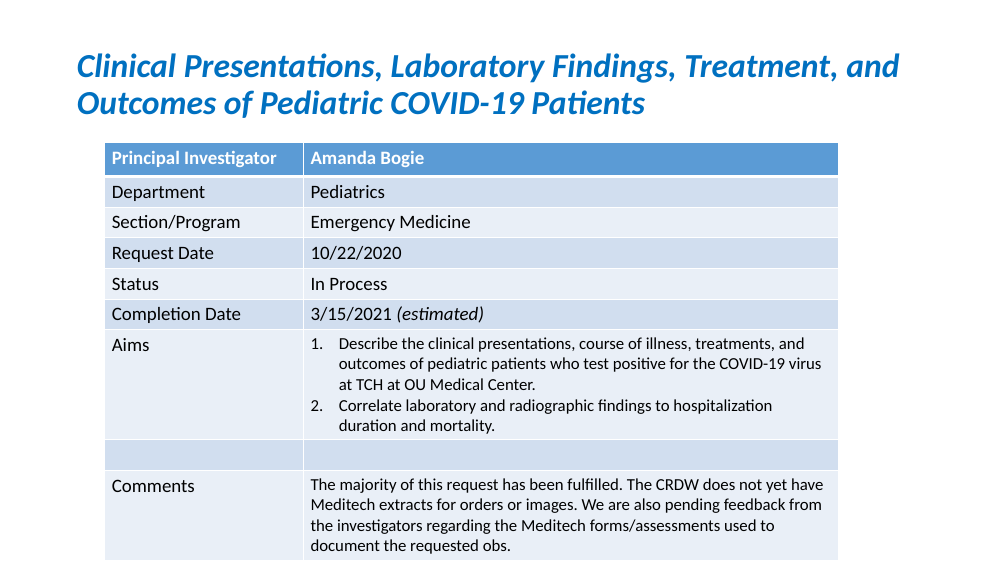
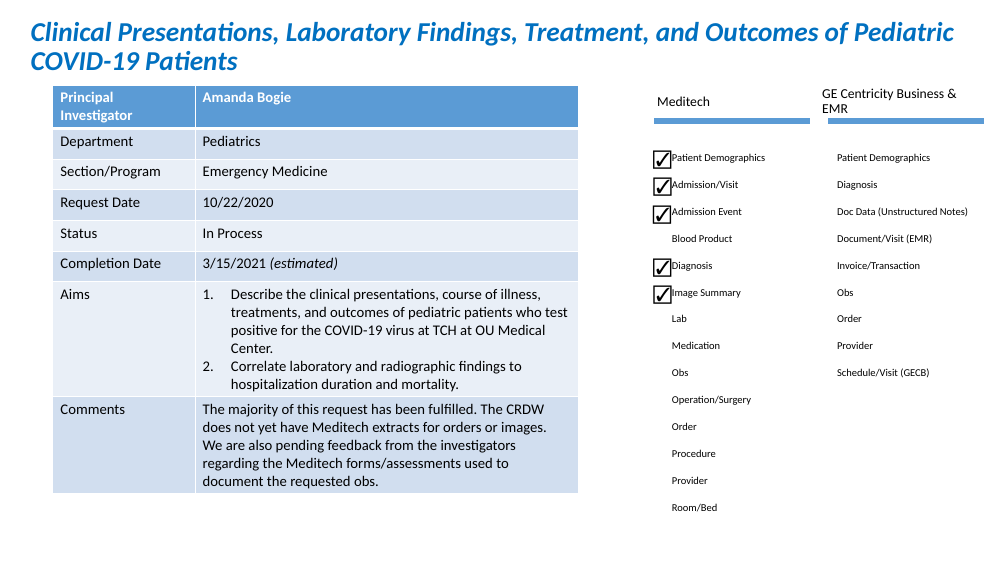
Before and after one commit to OuhscBbmc/prairie-outpost-public, a slide deck: slide 13 of publications/presentation-2021-02-aac/crdw-2021-02.pptx (slide 12 before the commit). Drawn at 1008x567 pixels with LibreOffice and Linux fonts; fonts in the diff are those of the drawing. Boxes give left, top, right and bottom in pixels: in the first picture for what was removed or moved away, otherwise in the second. Text is boxed around its words. In the diff, an @@ line names an element or a change of style, - is before the commit and + after.

```diff
--- a/publications/presentation-2021-02-aac/crdw-2021-02.pptx
+++ b/publications/presentation-2021-02-aac/crdw-2021-02.pptx
@@ title "Clinical Presentations, Laboratory Findings, Treatment, ...": place and size @@
-title "Clinical Presentations, Laboratory Findings, Treatment, ..." at <box>77,53,899,118</box>
+title "Clinical Presentations, Laboratory Findings, Treatment, ..." at <box>31,22,954,71</box>
@@ title "Clinical Presentations, Laboratory Findings, Treatment, ..." at <box>31,22,954,71</box>: size 32 to 26 pt @@
@@ table at <box>53,85,578,493</box> @@
-row 8:  | 
@@ table: place and size @@
-table at <box>104,142,839,558</box>
+table at <box>53,85,578,493</box>
@@ freeform shape added at <box>653,118,811,125</box>, fill #5B9BD5 @@
@@ freeform shape added at <box>827,117,985,124</box>, fill #5B9BD5 @@
@@ text added at <box>646,143,678,173</box>, 18 pt, text #000000 @@
+☑
@@ text added at <box>646,169,678,200</box>, 18 pt, text #000000 @@
+☑
@@ text added at <box>645,197,678,228</box>, 18 pt, text #000000 @@
+☑
@@ text added at <box>646,252,678,282</box>, 18 pt, text #000000 @@
+☑
@@ text added at <box>646,278,678,309</box>, 18 pt, text #000000 @@
+☑
@@ group added at <box>656,85,978,522</box>: 25 frees, 22 rectangles @@
+Meditech
+Patient Demographics
+Admission/Visit
+Admission Event
+Blood Product
+Diagnosis
+Image Summary
+Lab
+Medication
+Obs
+Operation/Surgery
+Order
+Procedure
+Provider
+Room/Bed
+GE Centricity Business & EMR
+Patient Demographics
+Diagnosis
+Doc Data (Unstructured Notes)
+Document/Visit (EMR)
+Invoice/Transaction
+Obs
+Order
+Provider
+Schedule/Visit (GECB)
```
Also in this commit, not shown: 7 other slides changed, 14 slides added.
